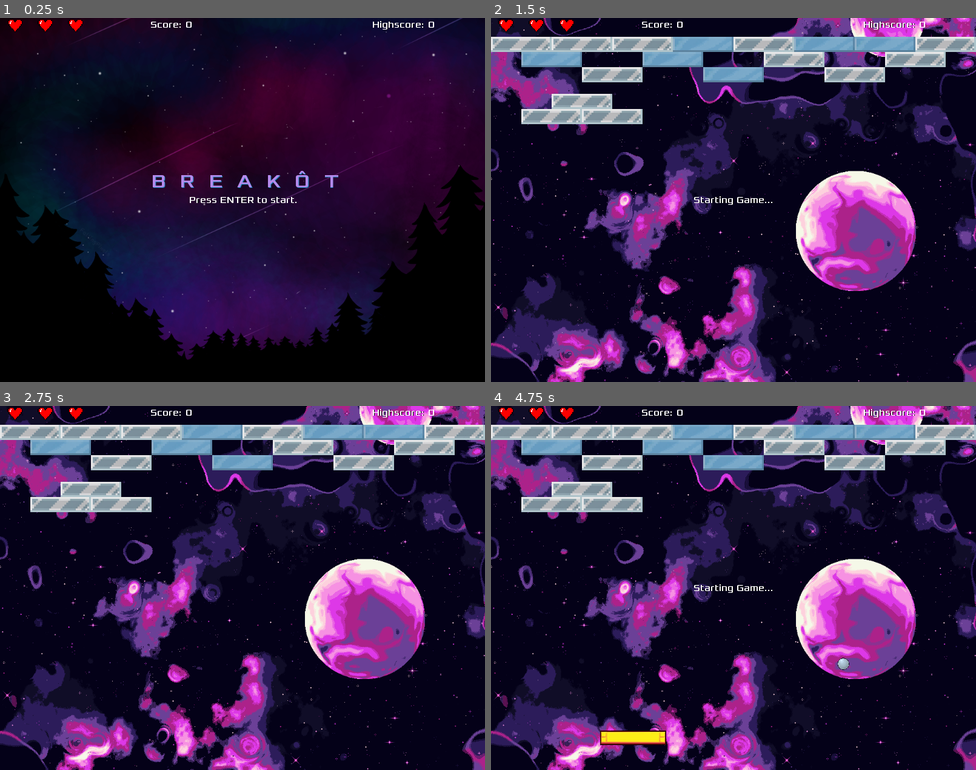
Above: before the commit, frames 1-4 (two rows, left to right).
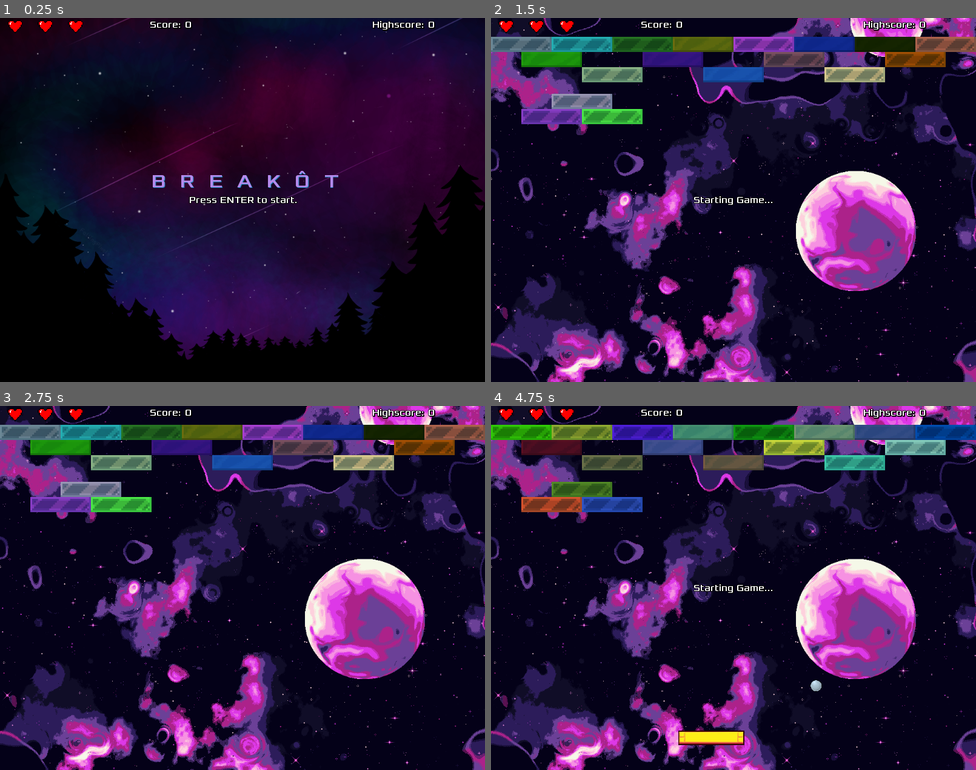
Above: after the commit, the same moments.

Repository: cristiadu/breakot
Game: Godot game, scene res://Main.tscn
Two runs of this game, one before a commit and one after it. Both use one fixed random seed, a clock stepped at 60 frames per second and the inputs below.
Inputs:
- Up to frame 1 (0.25 s): no input
- Up to frame 2 (1.5 s): tap Enter (ui_accept) at 0.5, 0.77, 1.25 s; hold Right (ui_right) 0.53-1.28 s; hold Left (ui_left) from 1.28 s (still down)
- Up to frame 3 (2.75 s): tap Enter (ui_accept) at 1.52, 2 s; release Left (ui_left) at 2.03 s; hold Right (ui_right) from 2.03 s (still down)
- Up to frame 4 (4.75 s): tap Enter (ui_accept) at 3.02, 3.77, 4.25, 4.52 s; release Right (ui_right) at 3.53 s; hold Left (ui_left) from 3.53 s (still down); tap Escape (ui_cancel) at 4.15 s

The runs differ from the first frame. In frame 1, 0.4% of the frame differs, in the area x 1-90%, y 0-51%; in frame 2, 9.7%; in frame 3, 9.6%; in frame 4, 11%, in the area x 0-100%, y 0-94%.

Commit message:
Add color to block and different behavior for breakable glass

Diff:
--- a/Ball.gd
+++ b/Ball.gd
@@ -1,37 +1,38 @@
-extends RigidBody2D
+extends KinematicBody2D
 
 signal lost_life
 
 export var speed = 300.0
-var reset_ball = false
-var initial_pos
+var ball_paused = true
+var velocity = Vector2(speed, 0).rotated(1)
+
 
 func _ready():
-	var err = self.connect("body_entered", self, "check_block_collision")
-	if err:
-		print("Error when linking block collision behavior")
-
+	ball_paused = true
 	hide()
 
 
-func _integrate_forces(state):
-	if reset_ball:
-		# Cannot change positions of RigidBody2D directly
-		# it has to be through this method or through applied physical forces.
-		state.transform = Transform2D(0, initial_pos)
-		reset_ball = false
-		apply_impulse(Vector2(), Vector2(1, 1).normalized() * speed)
-		show()
+func _physics_process(delta):
+	if not ball_paused:
+		var collision = move_and_collide(velocity * delta)
+		if collision:
+			velocity = velocity.bounce(collision.normal)
+			on_block_collision(collision.collider)
 
 
-func reset(pos):
-	initial_pos = pos
-	reset_ball = true
-	self.sleeping = false
-
-
-func check_block_collision(body):
+func on_block_collision(body):
 	if body.is_in_group("block"):
 		body.hit()
 	elif body.name == "BottomWall":
 		emit_signal("lost_life")
+
+
+func reset(pos):
+	velocity = Vector2(speed, 0).rotated(1)
+	position = pos
+	show()
+	ball_paused = false
+
+
+func pause():
+	ball_paused = true
--- a/Ball.tscn
+++ b/Ball.tscn
@@ -1,23 +1,13 @@
-[gd_scene load_steps=5 format=2]
+[gd_scene load_steps=4 format=2]
 
 [ext_resource path="res://assets/ball.png" type="Texture" id=1]
 [ext_resource path="res://Ball.gd" type="Script" id=2]
 
-[sub_resource type="PhysicsMaterial" id=2]
-friction = 0.0
-bounce = 1.0
-
 [sub_resource type="CircleShape2D" id=1]
 radius = 8.0
 
-[node name="Ball" type="RigidBody2D"]
-mode = 2
-physics_material_override = SubResource( 2 )
-gravity_scale = 0.0
-contacts_reported = 10
-contact_monitor = true
-linear_damp = 0.0
-angular_damp = 0.0
+[node name="Ball" type="KinematicBody2D"]
+moving_platform_apply_velocity_on_leave = 2
 script = ExtResource( 2 )
 
 [node name="Sprite" type="Sprite" parent="."]
--- a/HUD.gd
+++ b/HUD.gd
@@ -51,7 +51,7 @@
 	var blocks = get_tree().get_nodes_in_group("block")
 	self.active_blocks_count = blocks.size()
 	for block in blocks:
-		block.connect("hit", self, "increase_score", [block.points])
+		block.connect("hit", self, "increase_score")
 
 	for heart in $Lives.get_children():
 		heart.get_node("AnimatedSprite").animation = "full"
@@ -78,10 +78,12 @@
 		$InfoMessage.hide()
 
 
-func increase_score(points):
+func increase_score(block_destroyed, points):
 	current_points += points
-	self.active_blocks_count -= 1
 	$CurrentScore.text = str(current_points)
+
+	if block_destroyed:
+		self.active_blocks_count -= 1
 
 	if highscore < current_points:
 		set_highscore(current_points)
--- a/HUD.tscn
+++ b/HUD.tscn
@@ -1,7 +1,7 @@
 [gd_scene load_steps=7 format=2]
 
 [ext_resource path="res://assets/title-bg.png" type="Texture" id=1]
-[ext_resource path="res://fonts/Xolonium-Regular.ttf" type="DynamicFontData" id=2]
+[ext_resource path="res://assets/fonts/Xolonium-Regular.ttf" type="DynamicFontData" id=2]
 [ext_resource path="res://Heart.tscn" type="PackedScene" id=3]
 
 [sub_resource type="DynamicFont" id=1]
@@ -11,10 +11,14 @@
 
 [sub_resource type="DynamicFont" id=2]
 size = 20
+outline_size = 1
+outline_color = Color( 0, 0, 0, 1 )
 font_data = ExtResource( 2 )
 
 [sub_resource type="DynamicFont" id=3]
 size = 20
+outline_size = 1
+outline_color = Color( 0, 0, 0, 1 )
 font_data = ExtResource( 2 )
 
 [node name="HUD" type="CanvasLayer"]
@@ -60,10 +64,10 @@
 [node name="ScoreLabel" type="Label" parent="."]
 anchor_left = 0.5
 anchor_right = 0.5
-margin_left = -195.0
-margin_top = 2.0
-margin_right = -7.0
-margin_bottom = 27.0
+margin_left = -196.0
+margin_top = 3.0
+margin_right = -8.0
+margin_bottom = 28.0
 custom_colors/font_color = Color( 1, 1, 1, 1 )
 custom_colors/font_outline_modulate = Color( 0, 0, 0, 1 )
 custom_colors/font_color_shadow = Color( 0, 0, 0, 1 )
@@ -73,10 +77,13 @@
 [node name="CurrentScore" type="Label" parent="."]
 anchor_left = 0.5
 anchor_right = 0.5
-margin_left = -120.0
-margin_top = 2.0
-margin_right = -6.0
-margin_bottom = 27.0
+margin_left = -121.0
+margin_top = 3.0
+margin_right = -7.0
+margin_bottom = 28.0
+custom_colors/font_color = Color( 1, 1, 1, 1 )
+custom_colors/font_outline_modulate = Color( 0, 0, 0, 1 )
+custom_colors/font_color_shadow = Color( 0, 0, 0, 1 )
 custom_fonts/font = SubResource( 3 )
 text = "0"
 
@@ -84,9 +91,9 @@
 anchor_left = 1.0
 anchor_right = 1.0
 margin_left = -238.0
-margin_top = 2.0
+margin_top = 3.0
 margin_right = -46.0
-margin_bottom = 27.0
+margin_bottom = 28.0
 custom_colors/font_color = Color( 1, 1, 1, 1 )
 custom_colors/font_outline_modulate = Color( 0, 0, 0, 1 )
 custom_colors/font_color_shadow = Color( 0, 0, 0, 1 )
@@ -97,19 +104,22 @@
 anchor_left = 1.0
 anchor_right = 1.0
 margin_left = -120.0
-margin_top = 2.0
+margin_top = 3.0
 margin_right = -24.0
-margin_bottom = 27.0
+margin_bottom = 28.0
+custom_colors/font_color = Color( 1, 1, 1, 1 )
+custom_colors/font_outline_modulate = Color( 0, 0, 0, 1 )
+custom_colors/font_color_shadow = Color( 0, 0, 0, 1 )
 custom_fonts/font = SubResource( 3 )
 text = "0"
 
 [node name="Lives" type="Node2D" parent="."]
 
 [node name="Heart1" parent="Lives" instance=ExtResource( 3 )]
-position = Vector2( 160, 16 )
+position = Vector2( 160, 18 )
 
 [node name="Heart2" parent="Lives" instance=ExtResource( 3 )]
-position = Vector2( 96, 16 )
+position = Vector2( 96, 18 )
 
 [node name="Heart3" parent="Lives" instance=ExtResource( 3 )]
-position = Vector2( 32, 16 )
+position = Vector2( 32, 18 )
--- a/Main.gd
+++ b/Main.gd
@@ -30,13 +30,15 @@
 		game_started = true
 		start_level(1)
 	if Input.is_action_pressed("ui_cancel"):
-		$Ball.sleeping = true
 		game_started = false
+		$Ball.pause()
+		$Paddle.pause()
 		$HUD.show_title_screen()
 
 
 func on_level_won():
-	$Ball.sleeping = true
+	$Ball.pause()
+	$Paddle.pause()
 	if current_level_number < total_levels:
 		$HUD.show_message("You Won This Level!\nLoading next one...")
 		current_level_number += 1
@@ -47,12 +49,13 @@
 
 
 func on_level_lost():
-	$Ball.sleeping = true
+	$Ball.pause()
+	$Paddle.pause()
 	$HUD.show_message("Game Over!\nPress ESC to go back to title screen.", false)
 
 
 func on_life_lost():
-	$Ball.sleeping = true
+	$Ball.pause()
 	$Ball.reset(current_level.get_node("StartingBallPosition").position)
 	$HUD.life_lost()
 
--- a/Main.tscn
+++ b/Main.tscn
@@ -48,8 +48,7 @@
 [node name="Paddle" parent="." instance=ExtResource( 5 )]
 
 [node name="Ball" parent="." instance=ExtResource( 6 )]
-mode = 0
-can_sleep = false
+moving_platform_apply_velocity_on_leave = 0
 
 [node name="HUD" parent="." instance=ExtResource( 3 )]
 script = ExtResource( 4 )
--- a/Paddle.gd
+++ b/Paddle.gd
@@ -1,6 +1,7 @@
-extends StaticBody2D
+extends KinematicBody2D
 
 export var speed = 300
+var paddle_paused = false
 var screen_limit_left
 var screen_limit_right
 
@@ -10,17 +11,23 @@
 	hide()
 
 
-func _process(delta):
-	var direction = 0
-	if Input.is_action_pressed("ui_left"):
-		direction = -1
-	if Input.is_action_pressed("ui_right"):
-		direction = 1
+func _physics_process(delta):
+	if not paddle_paused:
+		var direction = 0
+		if Input.is_action_pressed("ui_left"):
+			direction = -1
+		if Input.is_action_pressed("ui_right"):
+			direction = 1
 
-	var horizontal_movement = direction * speed * delta
-	position.x = clamp(position.x + horizontal_movement, screen_limit_left, screen_limit_right)
+		var horizontal_movement = direction * speed * delta
+		position.x = clamp(position.x + horizontal_movement, screen_limit_left, screen_limit_right)
 
 
 func reset(pos):
 	position = pos
 	show()
+	paddle_paused = false
+
+
+func pause():
+	paddle_paused = true
--- a/Paddle.tscn
+++ b/Paddle.tscn
@@ -6,7 +6,7 @@
 [sub_resource type="RectangleShape2D" id=1]
 extents = Vector2( 140, 32 )
 
-[node name="Paddle" type="StaticBody2D"]
+[node name="Paddle" type="KinematicBody2D"]
 scale = Vector2( 0.5, 0.5 )
 script = ExtResource( 1 )
 
--- a/blocks/Block.gd
+++ b/blocks/Block.gd
@@ -3,13 +3,22 @@
 
 export var points = 1
 
+var random = RandomNumberGenerator.new()
+
 signal hit
 
 func _ready():
+	random.randomize()
 	add_to_group("block")
-	# apply color here
+	apply_color()
+
+func apply_color():
+	var r = random.randf_range(0, 1)
+	var g = random.randf_range(0, 1)
+	var b = random.randf_range(0, 1)
+	$Sprite.self_modulate = Color(r, g, b, 1)
 
 
 func hit():
-	emit_signal("hit")
+	emit_signal("hit", true, points)
 	self.queue_free()
--- a/blocks/CrackeableGlassBlock.gd
+++ b/blocks/CrackeableGlassBlock.gd
@@ -1,4 +1,14 @@
 extends Block
 
+
 func _ready():
-	points = 2
+	$Sprite.animation = "intact"
+	points = 3
+
+
+func hit():
+	if $Sprite.animation == "intact":
+		$Sprite.animation = "cracked"
+		emit_signal("hit", false, points)
+	else:
+		.hit()
--- a/blocks/CrackeableGlassBlock.tscn
+++ b/blocks/CrackeableGlassBlock.tscn
@@ -1,7 +1,21 @@
-[gd_scene load_steps=4 format=2]
+[gd_scene load_steps=6 format=2]
 
 [ext_resource path="res://assets/block_glass_1.png" type="Texture" id=1]
 [ext_resource path="res://blocks/CrackeableGlassBlock.gd" type="Script" id=2]
+[ext_resource path="res://assets/block_glass_1_cracked.png" type="Texture" id=3]
+
+[sub_resource type="SpriteFrames" id=2]
+animations = [ {
+"frames": [ ExtResource( 3 ) ],
+"loop": false,
+"name": "cracked",
+"speed": 5.0
+}, {
+"frames": [ ExtResource( 1 ) ],
+"loop": false,
+"name": "intact",
+"speed": 5.0
+} ]
 
 [sub_resource type="RectangleShape2D" id=1]
 extents = Vector2( 64, 16 )
@@ -9,8 +23,9 @@
 [node name="CrackeableGlassBlock" type="StaticBody2D" groups=["block"]]
 script = ExtResource( 2 )
 
-[node name="Sprite" type="Sprite" parent="."]
-texture = ExtResource( 1 )
+[node name="Sprite" type="AnimatedSprite" parent="."]
+frames = SubResource( 2 )
+animation = "cracked"
 
 [node name="CollisionShape2D" type="CollisionShape2D" parent="."]
 shape = SubResource( 1 )
Binary file added: assets/block_glass_1_cracked.png
Not shown, added: assets/block_glass_1_cracked.png.import
Binary file added: assets/fonts/Xolonium-Regular.ttf
